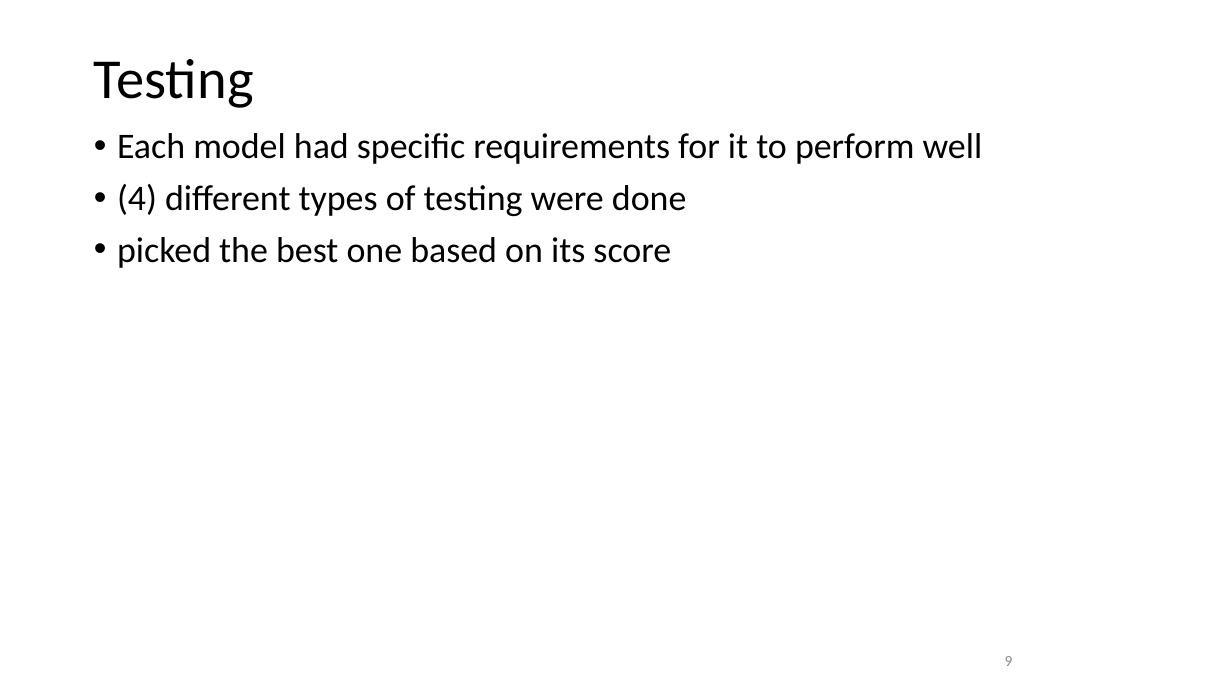
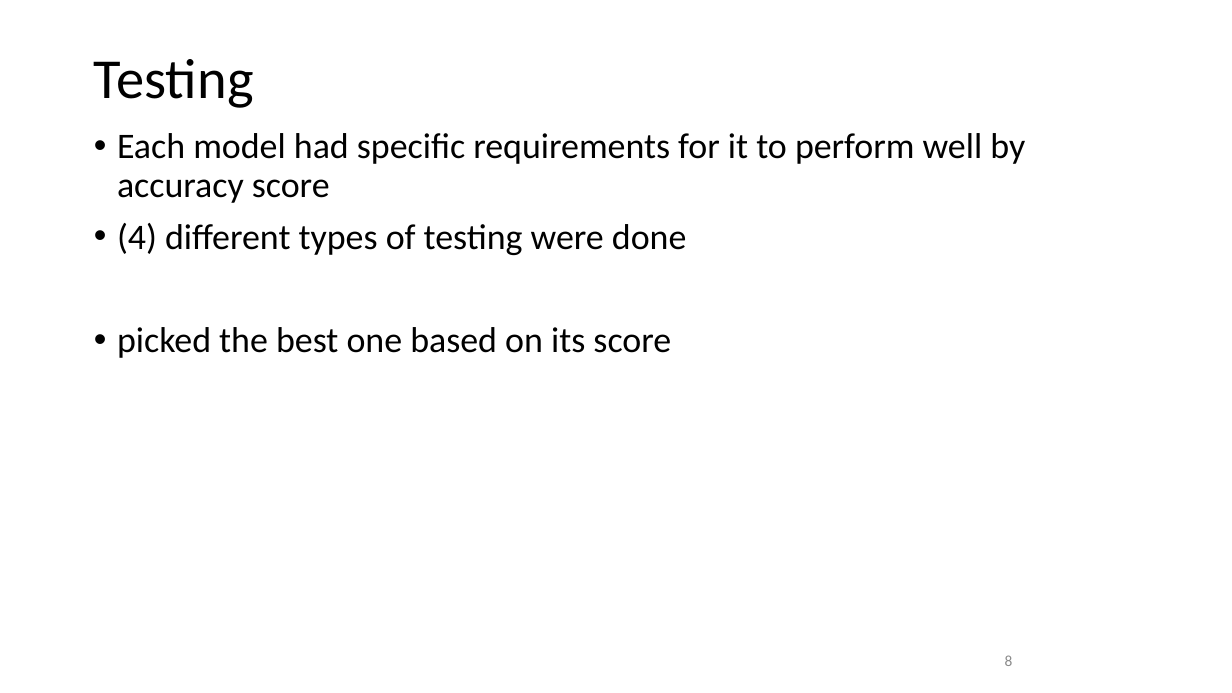
Before and after one commit to celesteshort/ml-lending-default, a slide deck: slide 8 of CapstonePresentationCS.pptx (slide 9 before the commit). Drawn at 1232x693 pixels with LibreOffice and Linux fonts; fonts in the diff are those of the drawing; background and template pictures are left out. Boxes give left, top, right and bottom in pixels: in the first picture for what was removed or moved away, otherwise in the second. Text is boxed around its words. In the diff, an @@ line names an element or a change of style, - is before the commit and + after.

```diff
--- a/CapstonePresentationCS.pptx
+++ b/CapstonePresentationCS.pptx
@@ text at bbox=[117, 133, 1025, 203]: text changed @@
-• Each model had specific requirements for it to perform well
+• Each model had specific requirements for it to perform well by accuracy score
@@ page number at bbox=[1005, 655, 1013, 666]: text changed @@
-9
+8
```
Also in this commit, not shown: 7 other slides changed, 2 slides added, 21 slides removed.
